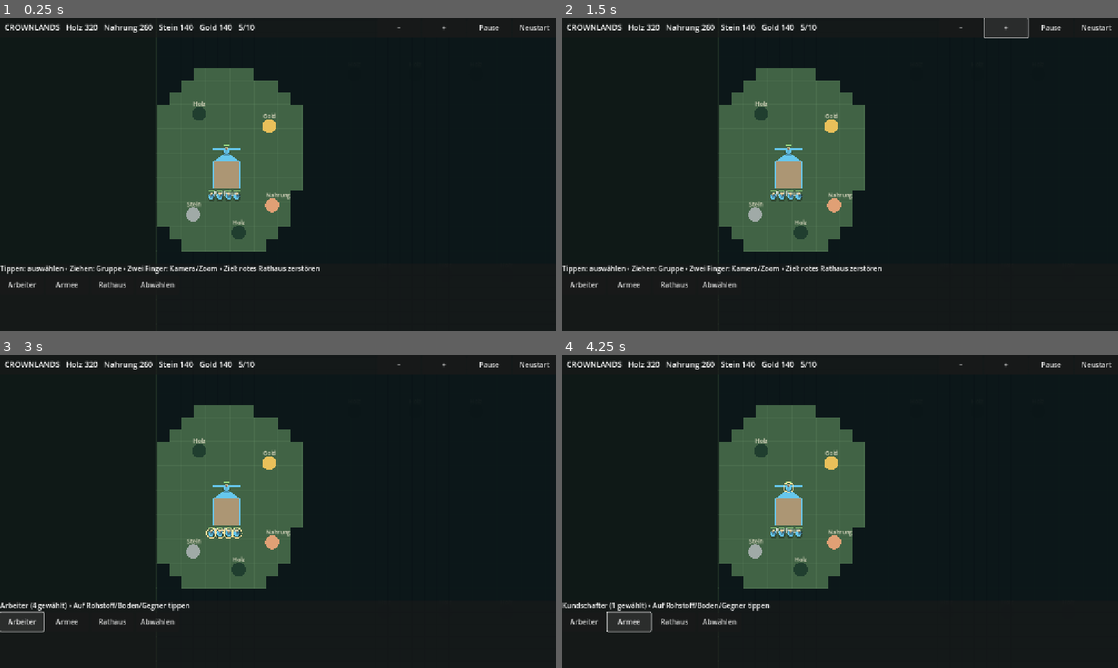
Above: before the commit, frames 1-4 (two rows, left to right).
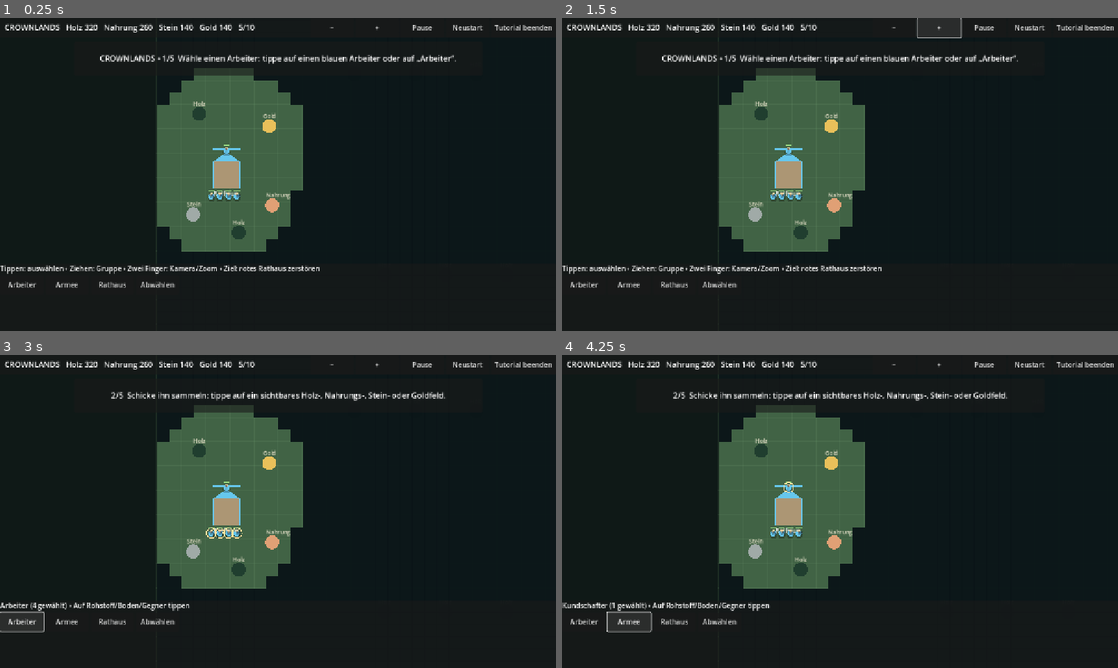
Above: after the commit, the same moments.

Repository: rtrzwkbpzd-dotcom/CROWNLANDS
Game: Godot game, scene res://scenes/main.tscn
The game is run twice, just before and just after one commit, with the same random seed, the same clock (stepped at 60 frames per second) and the same inputs.
Inputs:
- Up to frame 1 (0.25 s): no input
- Up to frame 2 (1.5 s): click "−" at 0.5 s; click "+" at 1.25 s
- Up to frame 3 (3 s): click "Neustart" at 2 s; click "Arbeiter" at 2.75 s
- Up to frame 4 (4.25 s): click "Armee" at 3.5 s

The runs differ from the first frame. In frame 1, 1.4% of the frame differs, in the area x 17-100%, y 2-19%; in frame 2, 1.5%, in the area x 17-100%, y 0-19%; in frame 3, 1.3%; in frame 4, 1.3%.

Commit message:
Add interactive first-game tutorial

Diff:
--- a/scripts/game.gd
+++ b/scripts/game.gd
@@ -15,6 +15,12 @@
 var stats: Label
 var hint: Label
 var actions: HBoxContainer
+var tutorial_card: PanelContainer
+var tutorial_text: Label
+var tutorial_button: Button
+var tutorial_active = true
+var tutorial_stage = 0
+var tutorial_start_total = 0
 var action_key = ""
 var paused = false
 var fog = true
@@ -39,6 +45,24 @@
  row.add_child(stats)
  for entry in [["−",func(): zoom_level = maxf(0.35,zoom_level-0.1)],["+",func(): zoom_level = minf(1.5,zoom_level+0.1)],["Pause",func(): paused = not paused],["Neustart",func(): get_tree().reload_current_scene()]]:
   button(row,entry[0],entry[1])
+ tutorial_button = Button.new()
+ tutorial_button.text = "Tutorial beenden"
+ tutorial_button.custom_minimum_size = Vector2(150,44)
+ tutorial_button.pressed.connect(toggle_tutorial)
+ row.add_child(tutorial_button)
+ tutorial_card = PanelContainer.new()
+ tutorial_card.set_anchors_and_offsets_preset(Control.PRESET_TOP_WIDE)
+ tutorial_card.offset_left = 170
+ tutorial_card.offset_right = -170
+ tutorial_card.offset_top = 54
+ tutorial_card.offset_bottom = 132
+ root.add_child(tutorial_card)
+ tutorial_text = Label.new()
+ tutorial_text.horizontal_alignment = HORIZONTAL_ALIGNMENT_CENTER
+ tutorial_text.vertical_alignment = VERTICAL_ALIGNMENT_CENTER
+ tutorial_text.autowrap_mode = TextServer.AUTOWRAP_WORD_SMART
+ tutorial_text.add_theme_font_size_override("font_size",18)
+ tutorial_card.add_child(tutorial_text)
  var bottom = PanelContainer.new()
  bottom.set_anchors_and_offsets_preset(Control.PRESET_BOTTOM_WIDE)
  bottom.offset_top = -155
@@ -62,7 +86,9 @@
  col.add_child(scroll)
  actions = HBoxContainer.new()
  scroll.add_child(actions)
+ tutorial_start_total = resource_total(sim.wallets[0])
  update_hud()
+ update_tutorial()
 
 func button(parent: Node, title: String, callback: Callable):
  var b = Button.new()
@@ -70,6 +96,59 @@
  b.custom_minimum_size = Vector2(100,44)
  b.pressed.connect(callback)
  parent.add_child(b)
+
+func resource_total(wallet: Dictionary) -> int:
+ return wallet.wood + wallet.food + wallet.stone + wallet.gold
+
+func toggle_tutorial():
+ tutorial_active = not tutorial_active
+ if tutorial_active:
+  tutorial_stage = 0
+  tutorial_start_total = resource_total(sim.wallets[0])
+  tutorial_card.show()
+  tutorial_button.text = "Tutorial beenden"
+ else:
+  tutorial_card.hide()
+  tutorial_button.text = "Tutorial starten"
+
+func update_tutorial():
+ if not tutorial_active: return
+ if sim.winner == 0:
+  tutorial_text.text = "Sieg! Du hast das gegnerische Rathaus zerstört. Starte eine neue Partie für eine weitere Runde."
+  return
+ elif sim.winner == 1:
+  tutorial_text.text = "Dein Rathaus wurde zerstört. Du kannst neu starten oder das Tutorial überspringen."
+  return
+ if tutorial_stage == 0:
+  for value in selected:
+   var e = sim.entity(value)
+   if not e.is_empty() and e.get("kind","") == "worker": tutorial_stage = 1
+ elif tutorial_stage == 1:
+  for value in selected:
+   var e = sim.entity(value)
+   if not e.is_empty() and e.get("kind","") == "worker" and e.order == "gather": tutorial_stage = 2
+ elif tutorial_stage == 2 and resource_total(sim.wallets[0]) > tutorial_start_total:
+  tutorial_stage = 3
+ elif tutorial_stage == 3 and placement == "barracks":
+  tutorial_stage = 4
+ elif tutorial_stage == 4:
+  for b in sim.buildings:
+   if b.team == 0 and b.kind == "barracks": tutorial_stage = 5
+ elif tutorial_stage == 5:
+  for b in sim.buildings:
+   if b.team == 0 and b.kind == "barracks" and b.progress >= 1.0: tutorial_stage = 6
+ elif tutorial_stage == 6:
+  for b in sim.buildings:
+   if b.team == 0 and b.kind == "barracks" and not b.queue.is_empty(): tutorial_stage = 7
+ match tutorial_stage:
+  0: tutorial_text.text = "CROWNLANDS • 1/5  Wähle einen Arbeiter: tippe auf einen blauen Arbeiter oder auf „Arbeiter“."
+  1: tutorial_text.text = "2/5  Schicke ihn sammeln: tippe auf ein sichtbares Holz-, Nahrungs-, Stein- oder Goldfeld."
+  2: tutorial_text.text = "2/5  Der Arbeiter bringt bis zu 20 Rohstoffe zurück zum Lager. Warte, bis der Vorrat steigt."
+  3: tutorial_text.text = "3/5  Tippe unten auf „Kaserne“."
+  4: tutorial_text.text = "3/5  Setze die Kaserne auf einen grünen, freien Platz nahe deinem Dorf."
+  5: tutorial_text.text = "3/5  Dein Arbeiter errichtet die Kaserne. Lass ihn dort, bis der Bau abgeschlossen ist."
+  6: tutorial_text.text = "4/5  Tippe auf deine fertige Kaserne und bilde einen Schwertkämpfer aus."
+  7: tutorial_text.text = "Grundlagen geschafft! Wähle „Armee“, erkunde die Karte und greife das rote Rathaus an. Viel Erfolg!"
 
 func select_group(kind: String):
  selected.clear()
@@ -203,6 +282,7 @@
   while accumulator >= 0.1:
    sim.tick(0.1)
    accumulator -= 0.1
+ update_tutorial()
  update_hud()
  queue_redraw()
 
Not shown, changed: README.md
